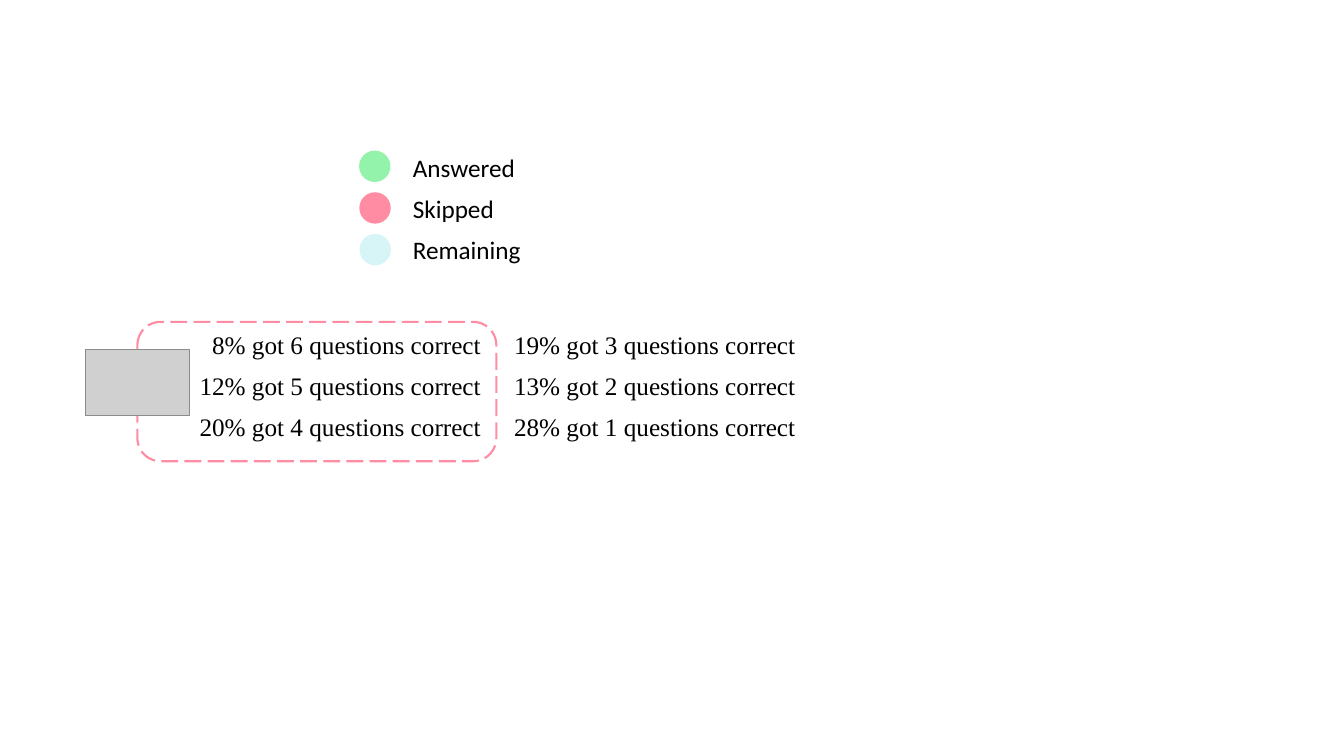
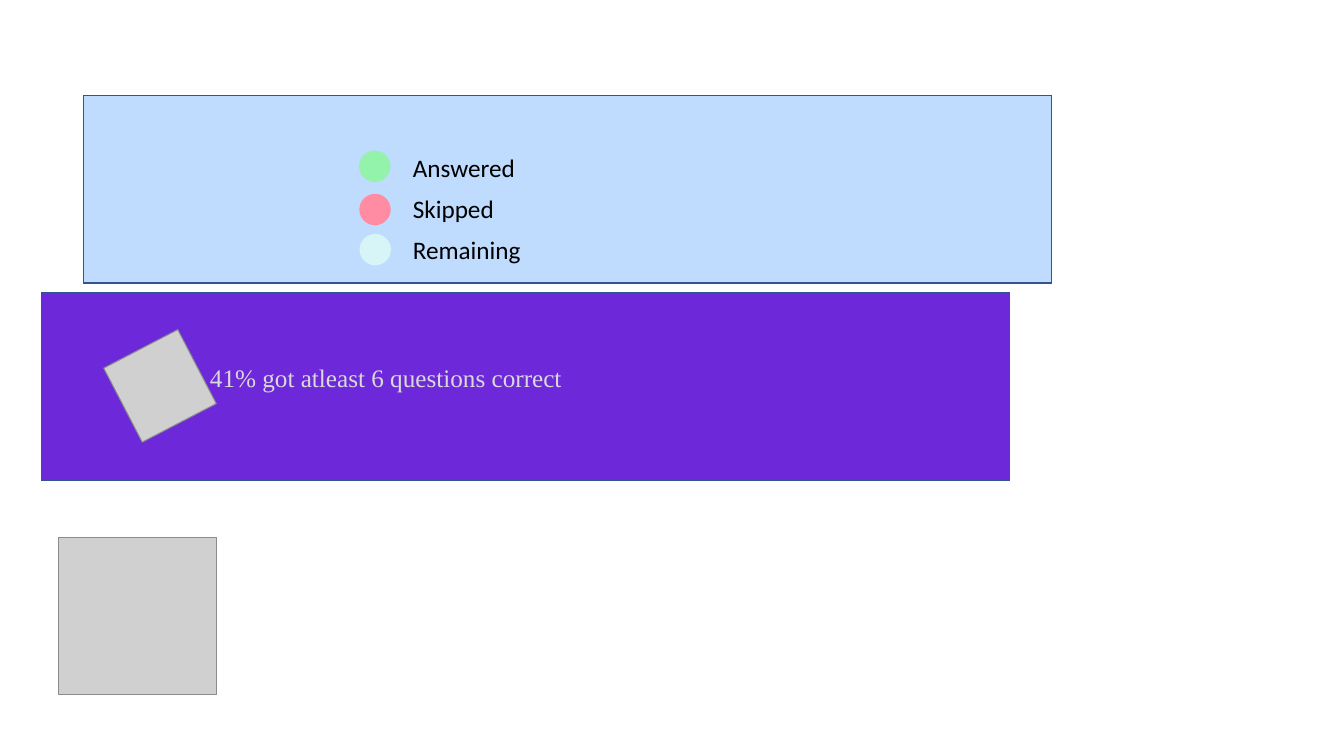
Before and after one commit to svdpmukherjee/exam-interface, a slide deck: slide 1 of public/images/Presentation1.pptx. Drawn at 1344x756 pixels with LibreOffice and Linux fonts; fonts in the diff are those of the drawing; grey boxes stand for pictures. Boxes give left, top, right and bottom in pixels: in the first picture for what was removed or moved away, otherwise in the second. Text is boxed around its words. In the diff, an @@ line names an element or a change of style, - is before the commit and + after.

```diff
--- a/public/images/Presentation1.pptx
+++ b/public/images/Presentation1.pptx
@@ rectangle added at [84,96,1052,283], fill #BFDBFE, outline #325491 1 pt @@
@@ rectangle added at [41,292,1009,480], fill #6D28D9, outline #325491 1 pt @@
@@ picture added at [103,329,216,442] @@
@@ rounded rectangle removed at [137,322,496,461] @@
@@ picture removed at [86,350,190,416] @@
@@ table at [200,361,634,413] @@
-row 1: 8% got 6 questions correct | 19% got 3 questions correct
-row 2: 12% got 5 questions correct | 13% got 2 questions correct
-row 3: 20% got 4 questions correct | 28% got 1 questions correct
+row 1: 41% got atleast 6 questions correct | 
@@ table: place and size @@
-table at [190,328,813,451]
+table at [200,361,634,413]
@@ picture added at [58,537,217,696] @@
```
Also in this commit, not shown: 2 slides added, 2 other files.
